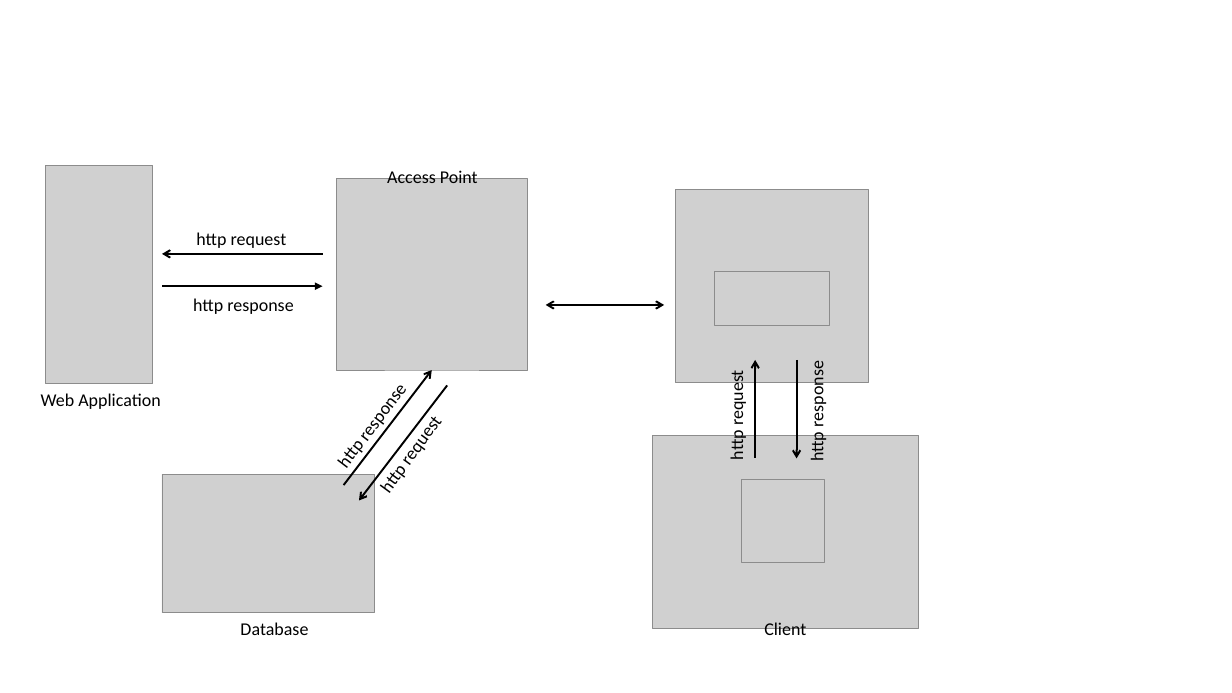
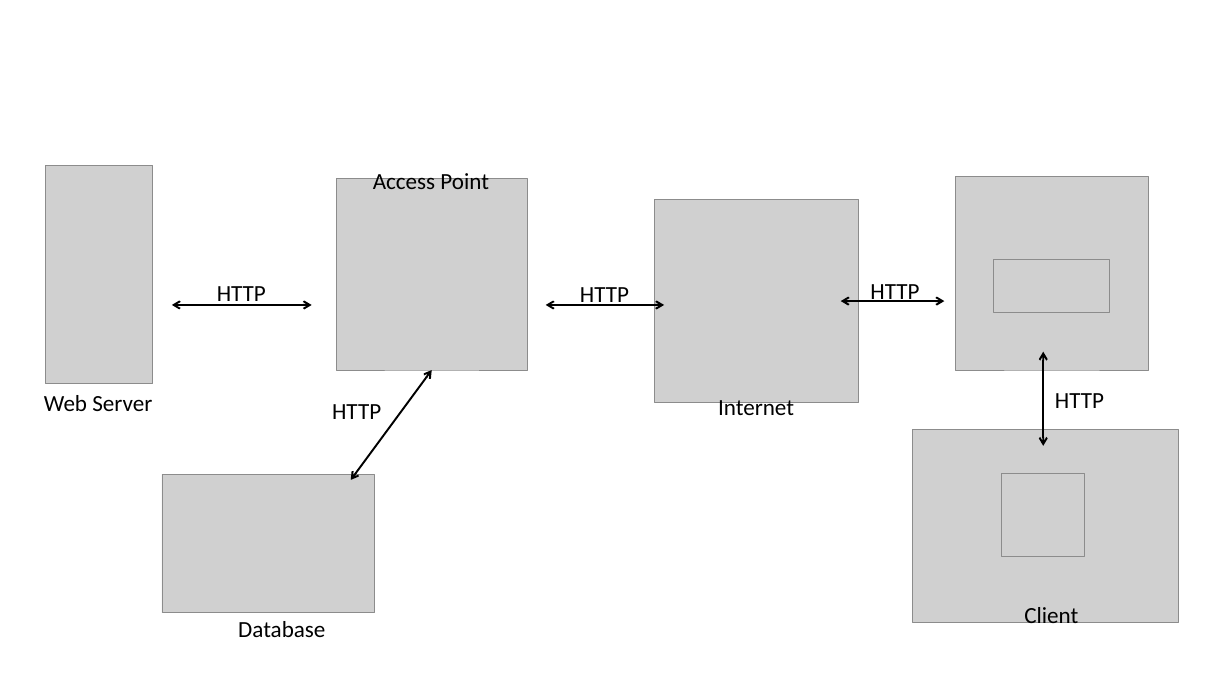
Before and after one commit to narinthon-so/Mushroom-project, a slide deck: slide 1 of Documents/WebServerDiagram.pptx. Drawn at 1232x693 pixels with LibreOffice and Linux fonts; fonts in the diff are those of the drawing; grey boxes stand for pictures. Boxes give left, top, right and bottom in pixels: in the first picture for what was removed or moved away, otherwise in the second. Text is boxed around its words. In the diff, an @@ line names an element or a change of style, - is before the commit and + after.

```diff
--- a/Documents/WebServerDiagram.pptx
+++ b/Documents/WebServerDiagram.pptx
@@ text "Access Point": place and size @@
-text "Access Point" at box(387, 169, 478, 183)
+text "Access Point" at box(373, 169, 489, 189)
@@ picture: place and size @@
-picture at box(676, 189, 869, 383)
+picture at box(956, 177, 1149, 370)
@@ picture added at box(655, 200, 860, 404) @@
@@ arrow removed from (323, 254) to (162, 254) @@
@@ picture: place and size @@
-picture at box(714, 272, 830, 325)
+picture at box(994, 260, 1110, 313)
@@ text at box(217, 286, 266, 306): text changed; size 14 to 18 pt @@
-http response
+HTTP
@@ text at box(580, 287, 629, 306): text changed; size 14 to 18 pt @@
-http request
+HTTP
@@ text "HTTP" at box(870, 284, 919, 302): rotation 306 to 0 degrees @@
@@ text at box(870, 284, 919, 302): text changed; size 14 to 18 pt @@
-http request
+HTTP
@@ arrow moved from (162, 287) - (323, 287) to (172, 305) - (311, 305) @@
@@ arrow (172, 305) - (311, 305): arrow to double arrow @@
@@ double arrow added from (841, 301) to (945, 301), #000000 1.5 pt @@
@@ arrow moved from (797, 360) - (797, 458) to (1043, 352) - (1043, 446) @@
@@ arrow (1043, 352) - (1043, 446): arrow to double arrow @@
@@ arrow moved from (432, 370) - (344, 485) to (351, 480) - (432, 370) @@
@@ arrow (351, 480) - (432, 370): arrow to double arrow @@
@@ arrow removed from (447, 385) to (360, 501) @@
@@ text removed at box(726, 375, 748, 459) @@
-http request
@@ arrow removed from (755, 458) to (755, 360) @@
@@ text "HTTP" at box(1055, 393, 1104, 408): rotation 270 to 0 degrees @@
@@ text at box(44, 395, 152, 411): text changed; size 14 to 18 pt @@
-Web Application
+Web Server
@@ text "HTTP" at box(332, 404, 381, 419): rotation 307 to 0 degrees @@
@@ text at box(332, 404, 381, 419): text changed; size 14 to 18 pt @@
-http response
+HTTP
@@ text added at box(718, 400, 794, 415), 18 pt, text #000000 @@
+Internet
@@ text at box(1055, 393, 1104, 408): text changed; size 14 to 18 pt @@
-http response
+HTTP
@@ picture: place and size @@
-picture at box(653, 435, 920, 628)
+picture at box(913, 430, 1179, 623)
@@ picture: place and size @@
-picture at box(742, 480, 825, 563)
+picture at box(1002, 474, 1085, 557)
@@ size 14 to 18 pt in 3 elements at box(238, 621, 325, 637), box(373, 169, 489, 189), box(1024, 607, 1078, 630) @@
@@ text "Client": place and size @@
-text "Client" at box(764, 622, 806, 640)
+text "Client" at box(1024, 607, 1078, 630)
```
